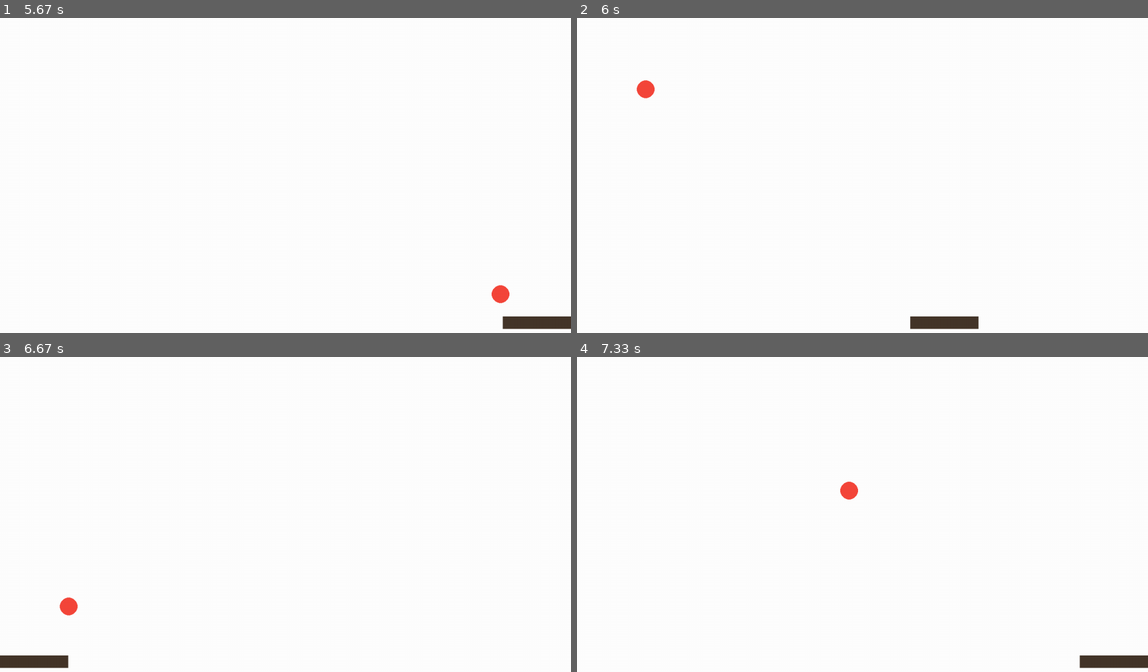
Above: before the commit, frames 1-4 (two rows, left to right).
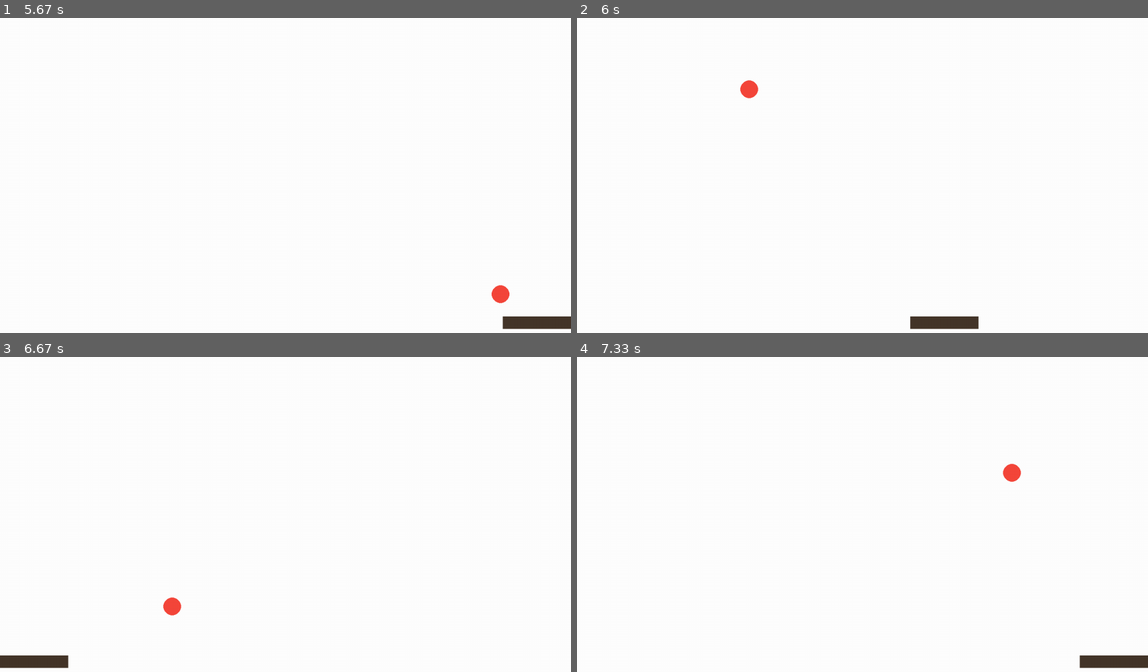
Above: after the commit, the same moments.

Repository: 100ballovby/tuesday_4pm_2324
Game: pygame game, started from 24_pygame2_2702/game.py
Two runs of this game, one before a commit and one after it. Both use one fixed random seed, a clock stepped at 60 frames per second and the inputs below.
Inputs:
- Up to frame 1 (5.67 s): hold Right 0.33-0.97 s; hold Left 1-1.47 s; hold Right 1.5-1.97 s; hold Left 2.5-3.03 s; hold Left 3.07-3.47 s; hold Right 3.5-4.13 s; hold Left 4.17-4.63 s; hold Right 4.67-5.13 s
- Up to frame 2 (6 s): hold Left from 5.67 s (still down)
- Up to frame 3 (6.67 s): release Left at 6.2 s; hold Left 6.23-6.63 s
- Up to frame 4 (7.33 s): hold Right 6.67-7.3 s

Frame 1 is identical in both runs. In frame 2, 0.3% of the frame differs, in the area x 10-32%, y 19-26%; in frame 3, 0.3%; in frame 4, 0.3%, in the area x 46-78%, y 33-46%.

Commit message:
Refactoring game function

Diff:
--- a/24_pygame2_2702/game_functions.py
+++ b/24_pygame2_2702/game_functions.py
@@ -1,17 +1,36 @@
 import random
+
+
+def reset_object_position(obj, screen_rect):
+	"""
+	Функция, которая сбрасывает позицию не игрового объекта
+	:param obj: не игровой объект
+	:param screen_rect: область квадрата экрана pygame
+	"""
+	obj.x = random.randint(50, screen_rect.right - 50)
+	obj.y = -20
+
+
+def check_screen_collision(obj, screen_rect):
+	return obj.bottom >= screen_rect.bottom
+
+
+def check_player_collision(obj, player):
+	return obj.colliderect(player)
 
 
 def non_playable_obj_move(obj, player, screen, speed_y):
 	obj.y += speed_y
 	screen_rect = screen.get_rect()  # получить "колижн модель" экрана
-	if obj.bottom >= screen_rect.bottom:
-		obj.x = random.randint(50, screen_rect.right - 50)
-		obj.y = -20
+	if check_screen_collision(obj, screen_rect):
+		reset_object_position(obj, screen_rect)
 		return 'miss'
-	elif obj.colliderect(player):
-		obj.x = random.randint(50, screen_rect.right - 50)
-		obj.y = -20
+
+	if check_player_collision(obj, player):
+		reset_object_position(obj, screen_rect)
 		return 'catch'
+
+	return None
 
 
 def player_motion(obj, screen, speed_x):
